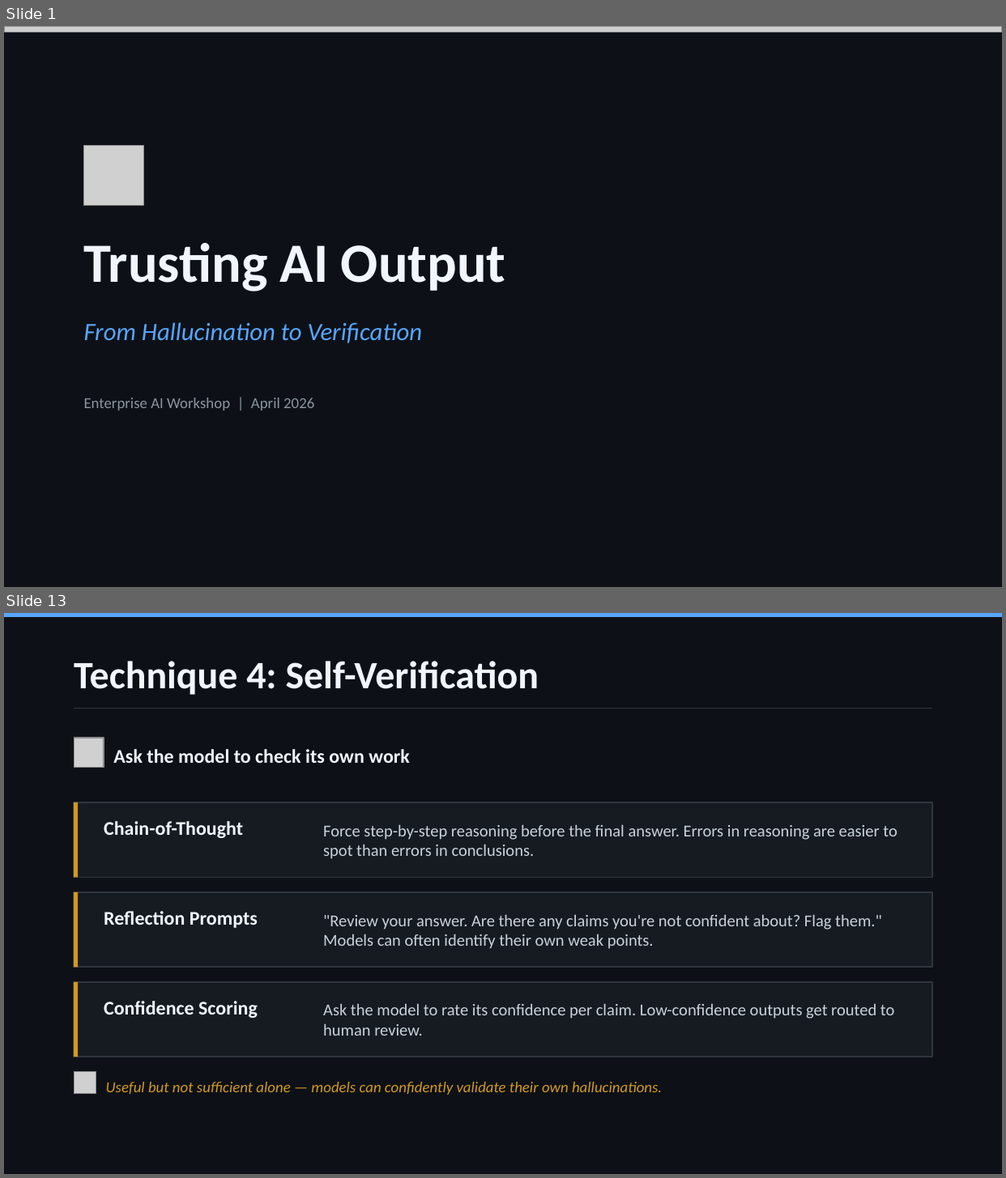
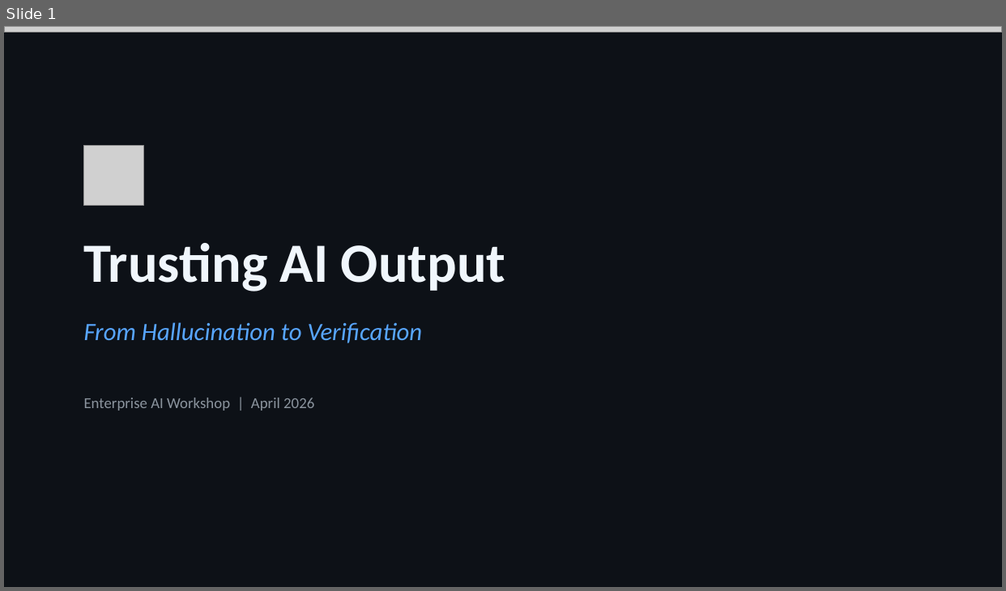
Before and after one commit to SteveHoggNZ/kb, a slide deck: trusting-ai-output.pptx. Shown one above the other, each under a label of ours: slides 1 and 13 before the commit, slide 1 after it; the slides between them are not shown. The pictures are 1006x1178 and 1006x591 pixels, drawn with LibreOffice and Linux fonts; fonts in the diff are those of the drawing; grey boxes stand for pictures. Boxes give left, top, right and bottom in pixels: in the first picture for what was removed or moved away, otherwise in the second. Text is boxed around its words. In the diff, an @@ line names an element or a change of style, - is before the commit and + after.

```diff
--- a/trusting-ai-output.pptx
+++ b/trusting-ai-output.pptx
@@ slide 13 removed at bbox=[4, 613, 1002, 1174], background #0D1117 @@
@@ rectangle removed at bbox=[4, 613, 1002, 617] @@
@@ text removed at bbox=[74, 661, 539, 695] @@
-Technique 4: Self-Verification
@@ rectangle removed at bbox=[74, 708, 932, 709] @@
@@ picture removed at bbox=[74, 738, 104, 768] @@
@@ text removed at bbox=[113, 749, 410, 763] @@
-Ask the model to check its own work
@@ rectangle removed at bbox=[74, 803, 932, 877] @@
@@ rectangle removed at bbox=[74, 803, 78, 877] @@
@@ text removed at bbox=[104, 821, 243, 838] @@
-Chain-of-Thought
@@ text removed at bbox=[323, 824, 897, 859] @@
-Force step-by-step reasoning before the final answer. Errors in reasoning are easier to spot than errors in conclusions.
@@ rectangle removed at bbox=[74, 892, 932, 967] @@
@@ rectangle removed at bbox=[74, 892, 78, 967] @@
@@ text removed at bbox=[104, 911, 258, 928] @@
-Reflection Prompts
@@ text removed at bbox=[323, 914, 882, 949] @@
-"Review your answer. Are there any claims you're not confident about? Flag them." Models can often identify their own weak points.
@@ rectangle removed at bbox=[74, 982, 932, 1057] @@
@@ rectangle removed at bbox=[74, 982, 78, 1057] @@
@@ text removed at bbox=[104, 1001, 258, 1018] @@
-Confidence Scoring
@@ text removed at bbox=[323, 1003, 894, 1036] @@
-Ask the model to rate its confidence per claim. Low-confidence outputs get routed to human review.
@@ picture removed at bbox=[74, 1072, 96, 1094] @@
@@ text removed at bbox=[106, 1082, 662, 1095] @@
-Useful but not sufficient alone — models can confidently validate their own hallucinations.
```
Also in this commit, not shown: 6 slides added, 21 other slides removed.
